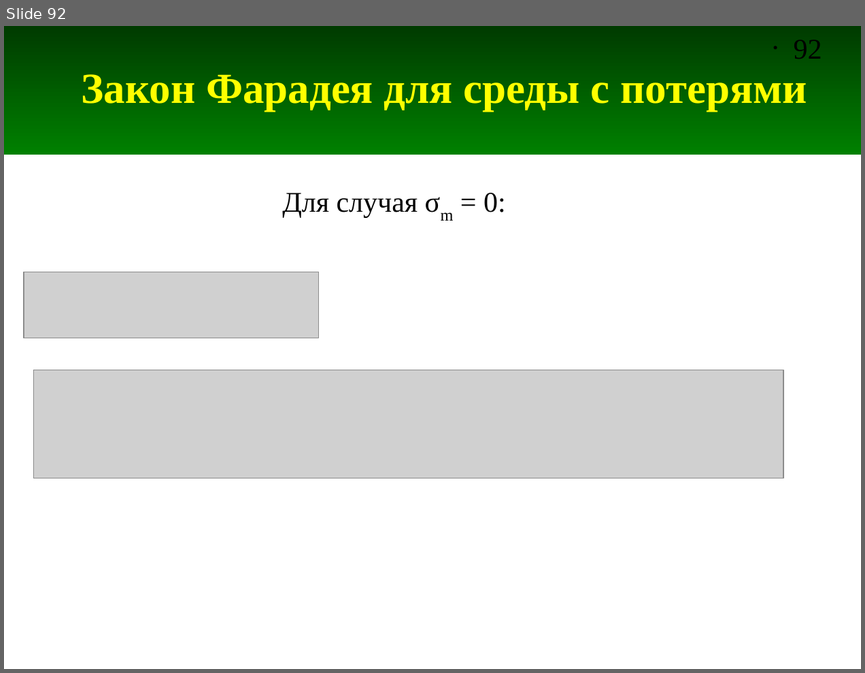
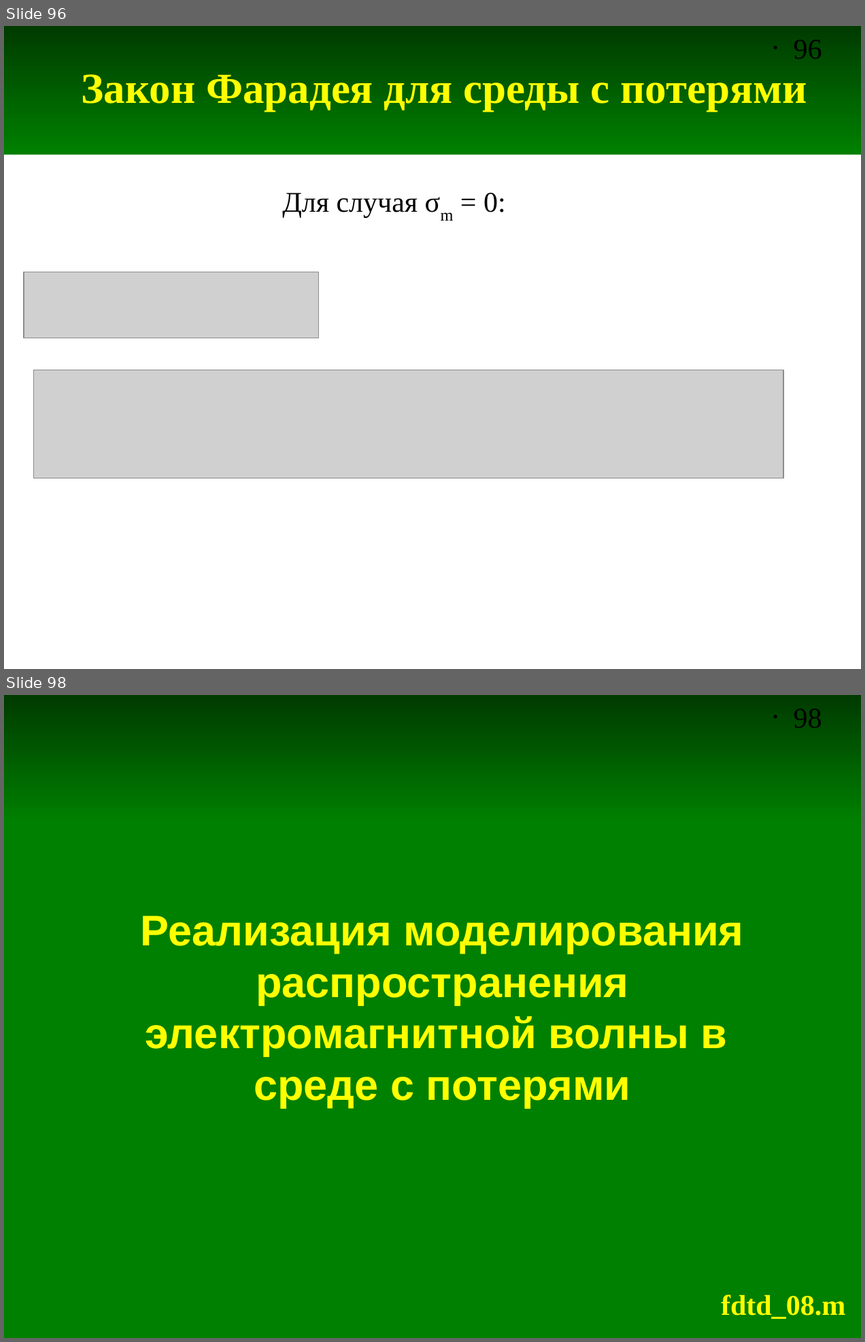
Before and after one commit to andris0147sv/modelling, a slide deck: presentations/2. FDTD.odp. Shown one above the other, each under a label of ours: slide 92 before the commit, slides 96 and 98 after it; the slides between them are not shown. The pictures are 865x673 and 865x1342 pixels, drawn with LibreOffice and Linux fonts; fonts in the diff are those of the drawing; grey boxes stand for pictures. Boxes give left, top, right and bottom in pixels: in the first picture for what was removed or moved away, otherwise in the second. Text is boxed around its words. In the diff, an @@ line names an element or a change of style, - is before the commit and + after.

Commit message:
Добавлены слайды для измерения скорости распространения волны и отображения компонент поля E и H

```diff
--- a/presentations/2. FDTD.odp
+++ b/presentations/2. FDTD.odp
@@ slide 98 added at (4,695,861,1338), background #FFFFFF; not listed: 2 template elements that a slide beside it also shows @@
@@ rectangle added at (4,820,861,1338), fill #008000, outline #008000 0 pt @@
@@ title added at (141,915,743,1108), 36 pt, text #FFFF00, bold @@
+Реализация моделирования распространения электромагнитной волны в среде с потерями
@@ text added at (721,1294,845,1319), 24 pt, text #FFFF00, bold @@
+fdtd_08.m
@@ what was slide 92 is now slide 96 @@
@@ page number at (793,40,822,59): text changed @@
-• 92
+• 96
```
Also in this commit, not shown: 11 other slides added.
